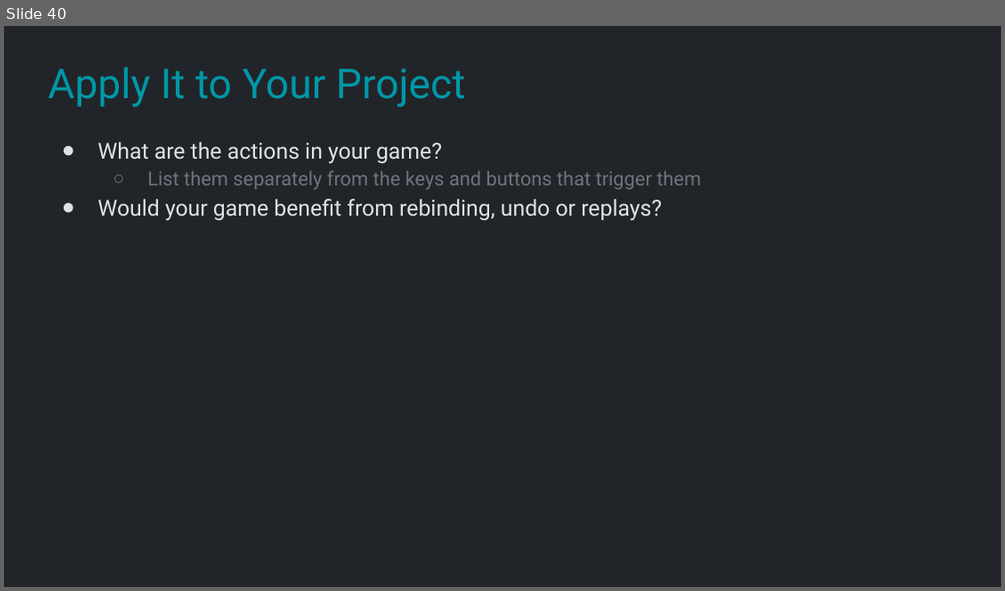
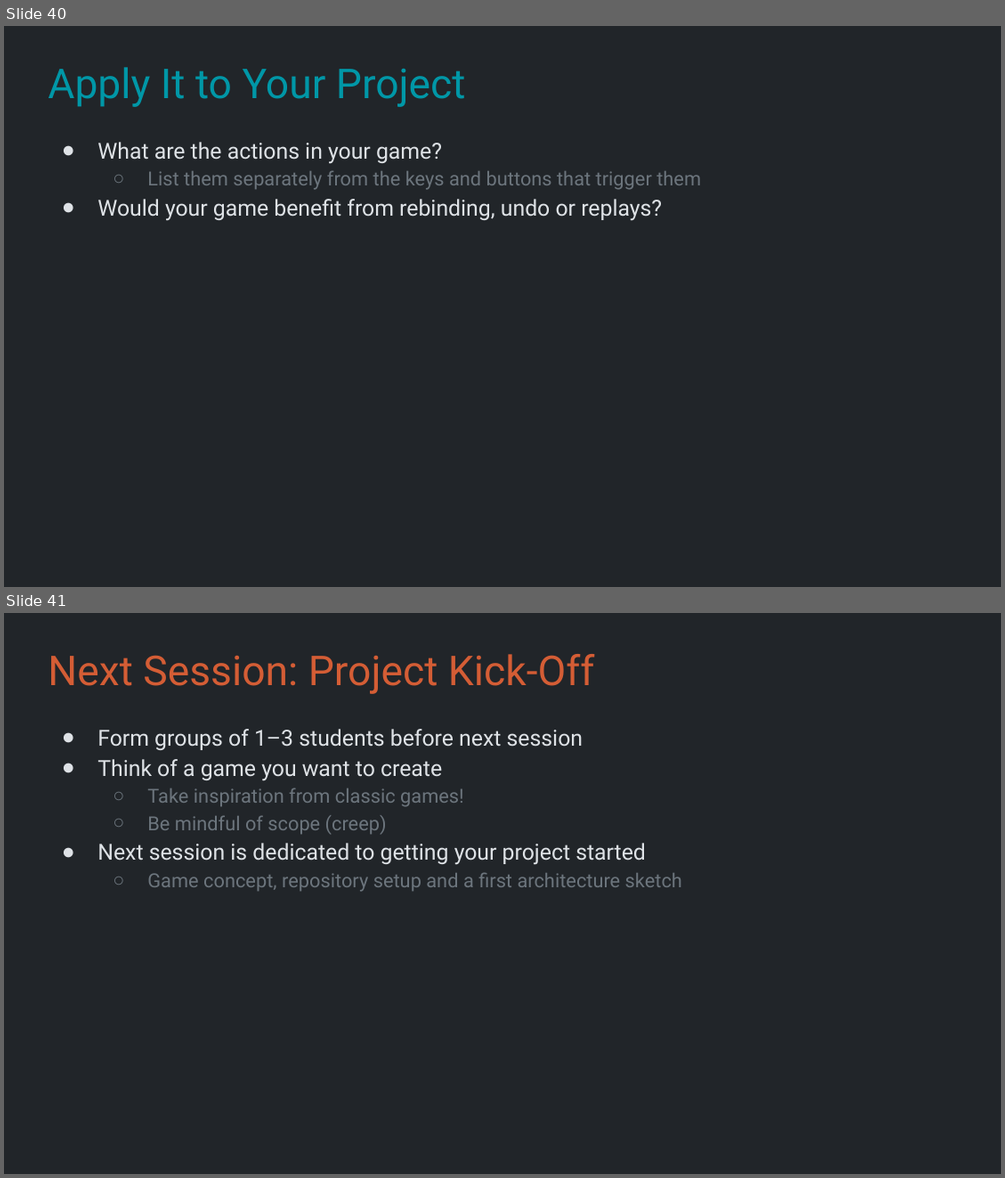
Before and after one commit to Metamate/gar, a slide deck: slides/03 Snake.pptx. Shown one above the other, each under a label of ours: slide 40 before the commit, slides 40 and 41 after it. The pictures are 1005x591 and 1005x1178 pixels, drawn with LibreOffice and Linux fonts; fonts in the diff are those of the drawing. Boxes give left, top, right and bottom in pixels: in the first picture for what was removed or moved away, otherwise in the second. Text is boxed around its words. In the diff, an @@ line names an element or a change of style, - is before the commit and + after.

```diff
--- a/slides/03 Snake.pptx
+++ b/slides/03 Snake.pptx
@@ slide 41 added at [4,613,1001,1174], background #212529 @@
@@ title added at [48,654,595,694], 29.7 pt, text #D45D35 @@
+Next Session: Project Kick-Off
@@ text added at [97,729,682,892], 16 pt, text #DEE2E6 @@
+● Form groups of 1–3 students before next session
+● Think of a game you want to create
+  ○ Take inspiration from classic games!
+  ○ Be mindful of scope (creep)
+● Next session is dedicated to getting your project started
+  ○ Game concept, repository setup and a first architecture sketch
```
Also in this commit, not shown: 2 other files.
